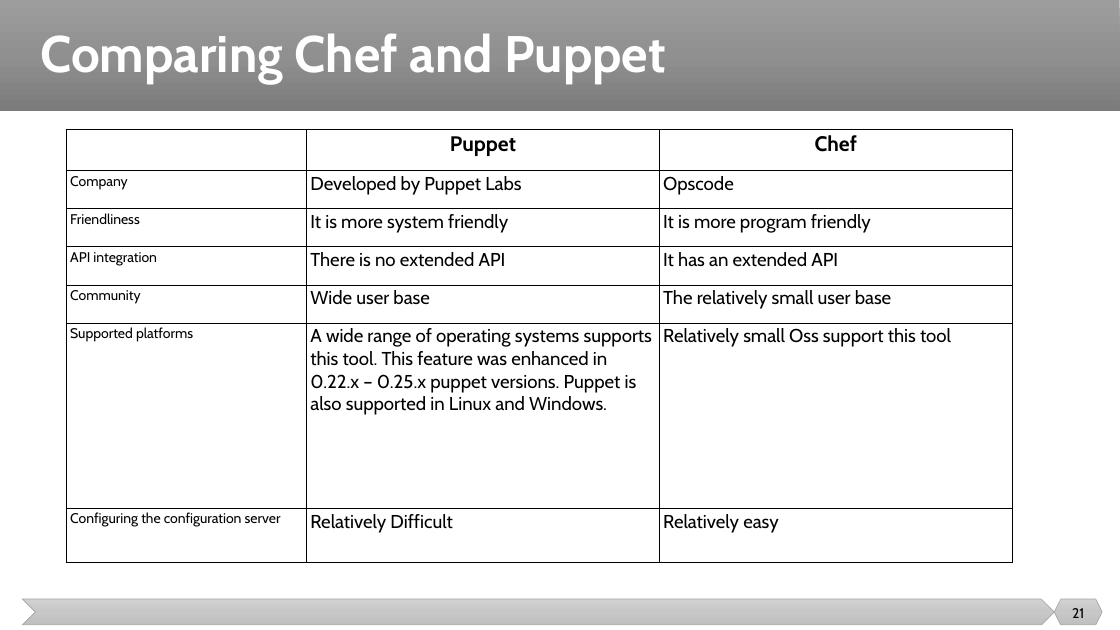
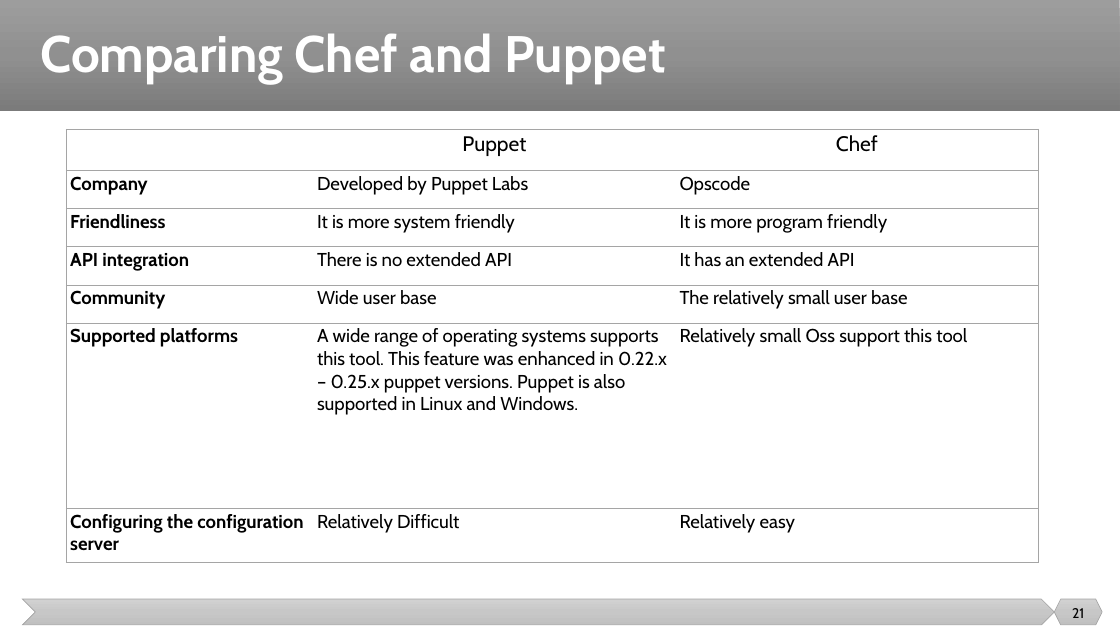
Before and after one commit to malenezi/malenezi, a slide deck: slide 21 of SE489/Lectures/6-Configuration Management/Configuration Management 2.pptx. Drawn at 1120x630 pixels with LibreOffice and Linux fonts; fonts in the diff are those of the drawing. Boxes give left, top, right and bottom in pixels: in the first picture for what was removed or moved away, otherwise in the second. Text is boxed around its words. In the diff, an @@ line names an element or a change of style, - is before the commit and + after.

```diff
--- a/SE489/Lectures/6-Configuration Management/Configuration Management 2.pptx
+++ b/SE489/Lectures/6-Configuration Management/Configuration Management 2.pptx
@@ table at [66, 129, 1039, 563] @@
@@ fill none to #FFFFFF in 20 cells @@
@@ bold off in "Puppet", "Chef" @@
@@ size 12 to 16 pt, bold on in "Company", "Friendliness", "API integration", "Community" and 2 more places @@
@@ borders changed @@
@@ table: place and size @@
-table at [66, 129, 1012, 563]
+table at [66, 129, 1039, 563]
```
Also in this commit, not shown: 4 other slides changed, 1 other file.
